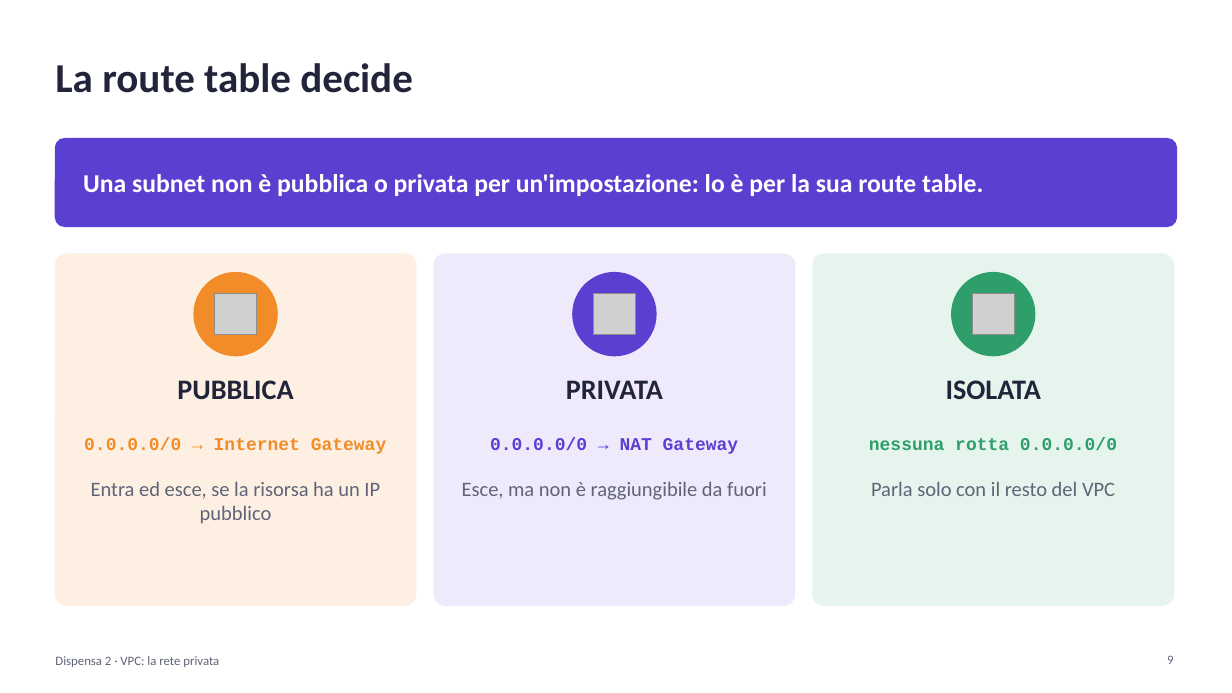
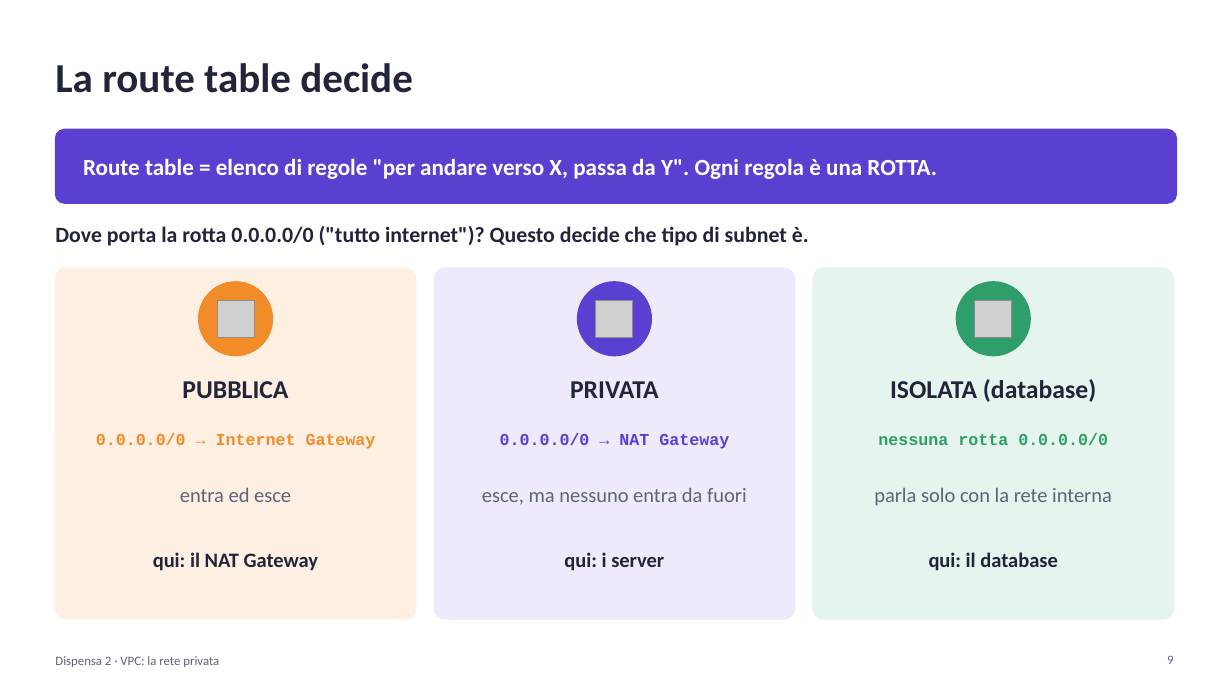
Before and after one commit to cereZ23/aws, a slide deck: slide 9 of slide/slide-2-vpc.pptx. Drawn at 1232x693 pixels with LibreOffice and Linux fonts; fonts in the diff are those of the drawing; grey boxes stand for pictures. Boxes give left, top, right and bottom in pixels: in the first picture for what was removed or moved away, otherwise in the second. Text is boxed around its words. In the diff, an @@ line names an element or a change of style, - is before the commit and + after.

```diff
--- a/slide/slide-2-vpc.pptx
+++ b/slide/slide-2-vpc.pptx
@@ rounded rectangle resized from (x1=55, y1=139, x2=1177, y2=226) to (x1=55, y1=129, x2=1177, y2=203) @@
@@ rounded rectangle at (x1=55, y1=129, x2=1177, y2=203): proportions changed @@
@@ text at (x1=83, y1=159, x2=937, y2=179): text changed; size 20 to 18 pt @@
-Una subnet non è pubblica o privata per un'impostazione: lo è per la sua route table.
+Route table = elenco di regole "per andare verso X, passa da Y". Ogni regola è una ROTTA.
@@ text added at (x1=55, y1=226, x2=809, y2=246), 17 pt, text #22253A, bold @@
+Dove porta la rotta 0.0.0.0/0 ("tutto internet")? Questo decide che tipo di subnet è.
@@ 3 rounded rectangles moved together from (x1=55, y1=254, x2=1174, y2=605) to (x1=55, y1=268, x2=1174, y2=619) @@
@@ ellipse resized from (x1=194, y1=273, x2=277, y2=356) to (x1=199, y1=282, x2=273, y2=356) @@
@@ ellipse resized from (x1=573, y1=273, x2=656, y2=356) to (x1=578, y1=282, x2=652, y2=356) @@
@@ ellipse resized from (x1=952, y1=273, x2=1035, y2=356) to (x1=957, y1=282, x2=1031, y2=356) @@
@@ picture resized from (x1=215, y1=293, x2=257, y2=335) to (x1=217, y1=300, x2=254, y2=337) @@
@@ picture resized from (x1=593, y1=293, x2=635, y2=335) to (x1=596, y1=300, x2=633, y2=337) @@
@@ picture resized from (x1=973, y1=293, x2=1015, y2=335) to (x1=975, y1=300, x2=1012, y2=337) @@
@@ text "PUBBLICA" at (x1=182, y1=381, x2=288, y2=398): size 22 to 20 pt @@
@@ text "PRIVATA" at (x1=570, y1=381, x2=659, y2=398): size 22 to 20 pt @@
@@ text at (x1=890, y1=379, x2=1096, y2=402): text changed; size 22 to 20 pt @@
-ISOLATA
+ISOLATA (database)
@@ size 14 to 13 pt in 3 elements at (x1=96, y1=433, x2=376, y2=449), (x1=500, y1=433, x2=729, y2=449), (x1=878, y1=433, x2=1108, y2=445) @@
@@ vertical alignment top to middle in 3 elements at (x1=482, y1=488, x2=747, y2=505), (x1=180, y1=488, x2=291, y2=502), (x1=874, y1=488, x2=1112, y2=506) @@
@@ text at (x1=180, y1=488, x2=291, y2=502): text changed @@
-Entra ed esce, se la risorsa ha un IP pubblico
+entra ed esce
@@ text at (x1=482, y1=488, x2=747, y2=505): text changed @@
-Esce, ma non è raggiungibile da fuori
+esce, ma nessuno entra da fuori
@@ text at (x1=874, y1=488, x2=1112, y2=506): text changed @@
-Parla solo con il resto del VPC
+parla solo con la rete interna
@@ text added at (x1=153, y1=552, x2=318, y2=571), 16 pt, text #22253A, bold @@
+qui: il NAT Gateway
@@ text added at (x1=564, y1=552, x2=664, y2=571), 16 pt, text #22253A, bold @@
+qui: i server
@@ text added at (x1=929, y1=552, x2=1057, y2=571), 16 pt, text #22253A, bold @@
+qui: il database
```
Also in this commit, not shown: 16 other slides changed, 6 slides added, 2 slides removed, 2 other files.
